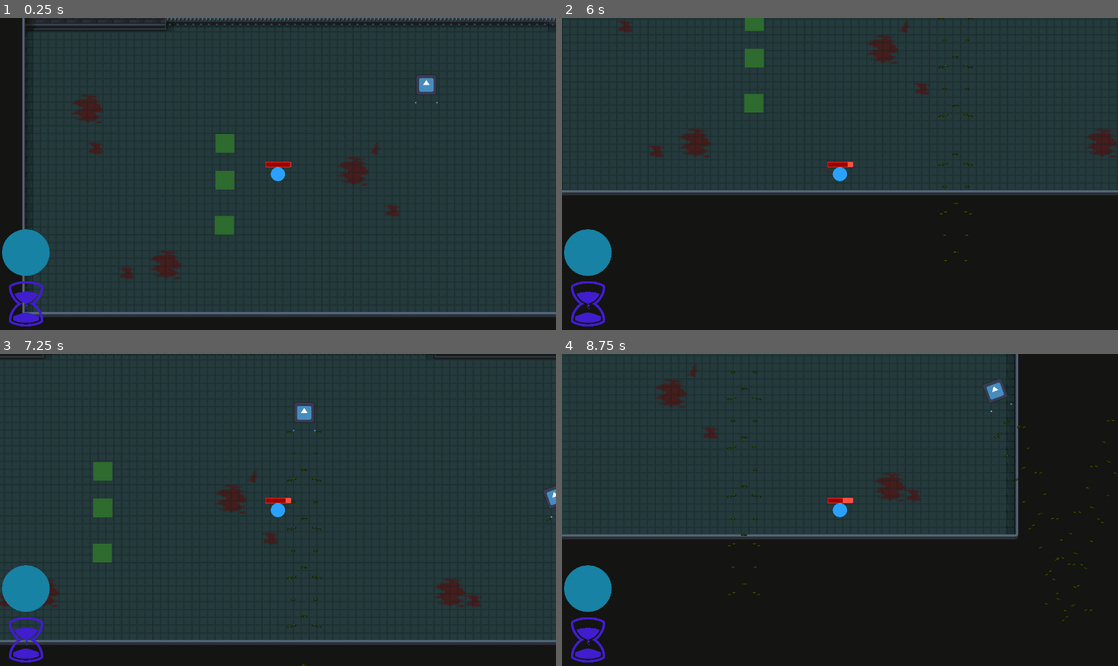
Above: before the commit, frames 1-4 (two rows, left to right).
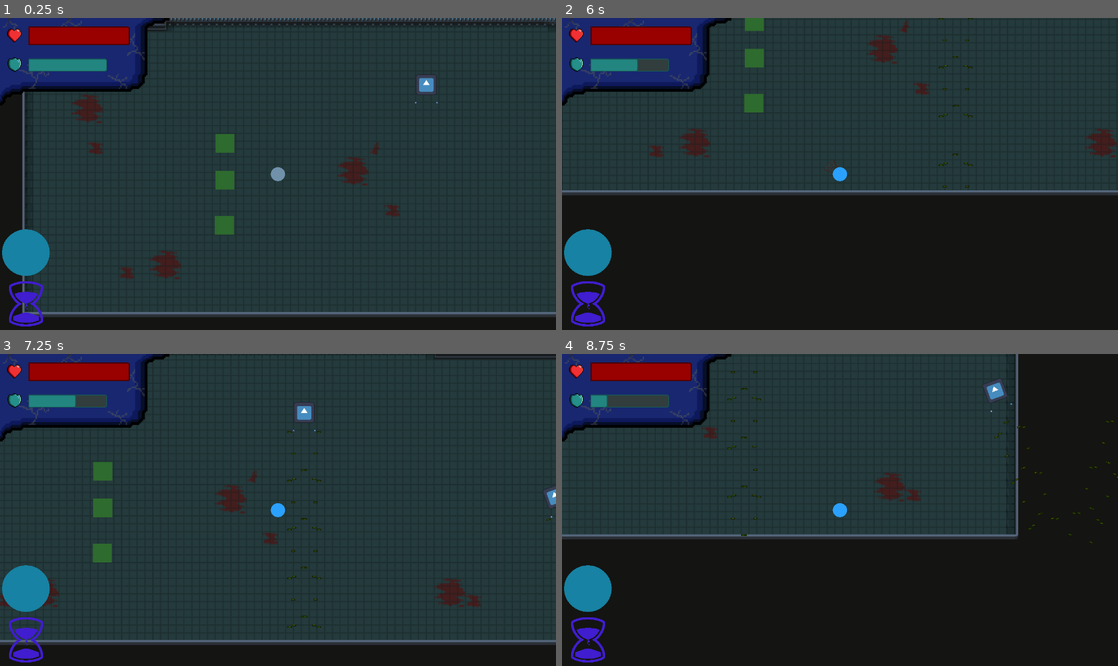
Above: after the commit, the same moments.

Repository: TheMilanMiracle/pyramid-scam-games-game
Game: Godot game, scene res://scenes/world.tscn
The game is run twice, just before and just after one commit, with the same random seed, the same clock (stepped at 60 frames per second) and the same inputs. The engine's default icon, where the game draws it, is replaced by a stand-in: a white triangle on a blue panel in a dark square.
Inputs (mouse positions are in pixels of both pictures, inside the frame that each line leads up to):
- Up to frame 1 (0.25 s): no input
- Up to frame 2 (6 s): tap Enter at 0.5 s; move the mouse to (990, 83) at 0.52 s; hold D (right) 0.53-1.28 s; hold F (force) 0.53-1.28 s; click (990, 83) at 0.67 s; move the mouse to (667, 142) at 1.27 s; hold S (down) 1.28-2.03 s; click (667, 142) at 1.35 s; move the mouse to (1117, 52) at 2.02 s; hold D (right) 2.03-2.78 s; hold E (select) 2.03-2.78 s; click (1117, 52) at 2.17 s; move the mouse to (1112, 46) at 2.77 s; hold W (up) 2.78-3.53 s; tap F (force) at 2.85 s; click (1112, 46) at 2.92 s; move the mouse to (1006, 220) at 3.52 s; hold A (left) 3.53-5.03 s; click (1006, 220) at 3.6 s; move the mouse to (662, 180) at 4.27 s; tap E (select) at 4.35 s; click (662, 180) at 4.42 s; move the mouse to (778, 223) at 5.02 s; hold S (down) 5.03-5.78 s; hold F (force) 5.03-5.78 s; click (778, 223) at 5.17 s; move the mouse to (756, 96) at 5.77 s; hold D (right) from 5.78 s (still down); click (756, 96) at 5.85 s
- Up to frame 3 (7.25 s): move the mouse to (400, 494) at 6.52 s; release D (right) at 6.53 s; hold W (up) from 6.53 s (still down); hold E (select) from 6.53 s (still down)
- Up to frame 4 (8.75 s): move the mouse to (728, 525) at 7.27 s; release W (up) at 7.28 s; release E (select) at 7.28 s; hold D (right) 7.28-8.03 s; tap F (force) at 7.35 s; click (728, 525) at 7.42 s; move the mouse to (895, 441) at 8.02 s; hold S (down) from 8.03 s (still down); click (895, 441) at 8.1 s

The runs differ from the first frame. In frame 1, 6.4% of the frame differs, in the area x 0-53%, y 0-53%; in frame 2, 6.2%; in frame 3, 6.2%; in frame 4, 6.2%.

Commit message:
add shield feature and rework HUD

Diff:
--- a/juego-single/project.godot
+++ b/juego-single/project.godot
@@ -19,6 +19,7 @@
 
 window/size/viewport_width=1366
 window/size/viewport_height=768
+window/stretch/mode="viewport"
 
 [input]
 
@@ -74,3 +75,7 @@
 2d_physics/layer_2="Player"
 2d_physics/layer_3="Enemy"
 2d_physics/layer_4="Wall"
+
+[rendering]
+
+environment/glow/upscale_mode=0
--- a/juego-single/scenes/player/player.tscn
+++ b/juego-single/scenes/player/player.tscn
@@ -6,6 +6,9 @@
 [ext_resource type="Script" path="res://components/hitbox.gd" id="4_0t2rx"]
 [ext_resource type="Script" path="res://components/hurtbox.gd" id="5_imgmi"]
 [ext_resource type="PackedScene" uid="uid://2j43t3jfkguc" path="res://scenes/UI/death_menu.tscn" id="6_6f0eq"]
+[ext_resource type="Texture2D" uid="uid://cm1gac5suw1ta" path="res://assets/tmm/heart-64x64.png" id="7_uejyh"]
+[ext_resource type="Texture2D" uid="uid://oscfu8ild8rc" path="res://assets/tmm/HUD.png" id="7_xy54c"]
+[ext_resource type="Texture2D" uid="uid://rqt0daxxjo83" path="res://assets/tmm/shield-64x64.png" id="9_rsaqb"]
 
 [sub_resource type="CircleShape2D" id="CircleShape2D_4i42i"]
 radius = 44.0
@@ -71,29 +74,59 @@
 radius = 41.0
 
 [sub_resource type="StyleBoxFlat" id="StyleBoxFlat_h5mxd"]
-bg_color = Color(1, 0.312295, 0.248026, 1)
-corner_radius_top_left = 2
-corner_radius_top_right = 2
-corner_radius_bottom_right = 2
-corner_radius_bottom_left = 2
+bg_color = Color(0.18, 0, 0, 1)
+border_width_left = 3
+border_width_top = 3
+border_width_right = 3
+border_width_bottom = 3
+border_color = Color(0.31, 0, 0, 1)
+corner_radius_top_right = 5
+corner_radius_bottom_right = 5
 
 [sub_resource type="StyleBoxFlat" id="StyleBoxFlat_gkhjb"]
 bg_color = Color(0.6, 0, 0, 1)
-border_width_left = 1
-border_width_top = 1
-border_width_right = 1
-border_width_bottom = 1
-border_color = Color(1, 0.313726, 0.247059, 1)
-corner_radius_top_left = 2
-corner_radius_top_right = 2
-corner_radius_bottom_right = 2
-corner_radius_bottom_left = 2
+border_width_left = 3
+border_width_top = 3
+border_width_right = 3
+border_width_bottom = 3
+border_color = Color(0.309804, 0, 0, 1)
+corner_radius_top_right = 5
+corner_radius_bottom_right = 5
+
+[sub_resource type="StyleBoxFlat" id="StyleBoxFlat_8cok5"]
+bg_color = Color(0.1968, 0.24, 0.23784, 1)
+border_width_top = 2
+border_width_right = 2
+border_width_bottom = 2
+border_color = Color(0.0901961, 0.34902, 0.337255, 1)
+corner_radius_top_right = 5
+corner_radius_bottom_right = 5
+
+[sub_resource type="StyleBoxFlat" id="StyleBoxFlat_vwh6k"]
+bg_color = Color(0.0728, 0.28, 0.26964, 0.584314)
+border_width_left = 2
+border_width_top = 2
+border_width_bottom = 2
+border_color = Color(0.0901961, 0.34902, 0.337255, 1)
+
+[sub_resource type="StyleBoxFlat" id="StyleBoxFlat_bl2lp"]
+bg_color = Color(0.3078, 0.38, 0.37639, 0)
+
+[sub_resource type="StyleBoxFlat" id="StyleBoxFlat_srhuc"]
+bg_color = Color(0.1352, 0.52, 0.50076, 1)
+border_width_left = 2
+border_width_top = 2
+border_width_right = 2
+border_width_bottom = 2
+border_color = Color(0.091, 0.35, 0.33705, 1)
+corner_radius_top_right = 5
+corner_radius_bottom_right = 5
 
 [node name="Player" type="CharacterBody2D"]
 script = ExtResource("1_mos1g")
 
 [node name="Sprite" type="Sprite2D" parent="."]
-modulate = Color(0.172549, 0.631373, 1, 1)
+modulate = Color(0.4422, 0.56749, 0.67, 1)
 scale = Vector2(0.75, 0.75)
 texture = ExtResource("2_0yfqf")
 
@@ -141,25 +174,69 @@
 wait_time = 0.2
 one_shot = true
 
+[node name="DamagedTimer" type="Timer" parent="."]
+wait_time = 10.0
+one_shot = true
+
 [node name="UI" type="CanvasLayer" parent="."]
 
+[node name="HUDBackGround" type="TextureRect" parent="UI"]
+offset_right = 463.0
+offset_bottom = 215.0
+texture = ExtResource("7_xy54c")
+expand_mode = 1
+stretch_mode = 4
+
+[node name="HearthIcon" type="TextureRect" parent="UI"]
+offset_left = 12.0
+offset_top = 20.0
+offset_right = 58.0
+offset_bottom = 66.0
+texture = ExtResource("7_uejyh")
+expand_mode = 1
+stretch_mode = 4
+
 [node name="HealthBar" type="ProgressBar" parent="UI"]
-anchors_preset = 8
-anchor_left = 0.5
-anchor_top = 0.5
-anchor_right = 0.5
-anchor_bottom = 0.5
-offset_left = -31.5
-offset_top = -30.5
-offset_right = 31.5
-offset_bottom = -17.5
-grow_horizontal = 2
-grow_vertical = 2
+offset_left = 70.0
+offset_top = 21.0
+offset_right = 319.0
+offset_bottom = 67.0
 theme_override_styles/background = SubResource("StyleBoxFlat_h5mxd")
 theme_override_styles/fill = SubResource("StyleBoxFlat_gkhjb")
-max_value = 3.0
+max_value = 10.0
 step = 1.0
-value = 3.0
+value = 5.0
 show_percentage = false
 
+[node name="ShieldIcon" type="TextureRect" parent="UI"]
+offset_left = 12.0
+offset_top = 91.0
+offset_right = 60.0
+offset_bottom = 138.0
+texture = ExtResource("9_rsaqb")
+expand_mode = 1
+stretch_mode = 4
+
+[node name="ShieldCDBar" type="ProgressBar" parent="UI"]
+offset_left = 70.0
+offset_top = 100.0
+offset_right = 263.0
+offset_bottom = 132.0
+theme_override_styles/background = SubResource("StyleBoxFlat_8cok5")
+theme_override_styles/fill = SubResource("StyleBoxFlat_vwh6k")
+step = 1.0
+value = 75.0
+show_percentage = false
+
+[node name="ShieldBar" type="ProgressBar" parent="UI"]
+offset_left = 70.0
+offset_top = 100.0
+offset_right = 263.0
+offset_bottom = 132.0
+theme_override_styles/background = SubResource("StyleBoxFlat_bl2lp")
+theme_override_styles/fill = SubResource("StyleBoxFlat_srhuc")
+value = 50.0
+show_percentage = false
+
 [node name="death_menu" parent="UI" instance=ExtResource("6_6f0eq")]
+visible = false
--- a/juego-single/scenes/world.tscn
+++ b/juego-single/scenes/world.tscn
@@ -9,7 +9,7 @@
 [ext_resource type="Script" path="res://scripts/entities/bullets_killzone.gd" id="7_qjbmy"]
 
 [sub_resource type="RectangleShape2D" id="RectangleShape2D_waefd"]
-size = Vector2(3964, 318)
+size = Vector2(4702, 318)
 
 [node name="world" type="Node2D"]
 script = ExtResource("1_i52eo")
@@ -49,7 +49,7 @@
 script = ExtResource("7_qjbmy")
 
 [node name="BulletKillzoneShape" type="CollisionShape2D" parent="BulletsKillzone"]
-position = Vector2(538, -121)
+position = Vector2(-714, -632)
 shape = SubResource("RectangleShape2D_waefd")
 
 [editable path="Player"]
--- a/juego-single/scripts/player/player.gd
+++ b/juego-single/scripts/player/player.gd
@@ -7,13 +7,18 @@
 @onready var hitbox: Hitbox = $AttackPivot/Hitbox
 @onready var hitbox_shape: CollisionShape2D = $AttackPivot/Hitbox/HitboxShape
 @onready var on_damage_timer: Timer = $OnDamageTimer
+@onready var damaged_timer: Timer = $DamagedTimer
 
 @onready var ui: CanvasLayer = $UI
 @onready var health_bar: ProgressBar = $UI/HealthBar
 @onready var death_menu: Control = $UI/death_menu
+@onready var shield_cd_bar: ProgressBar = $UI/ShieldCDBar
+@onready var shield_bar: ProgressBar = $UI/ShieldBar
 
 const SPEED = 1000.0
 @export var HEALTH: int = 10
+@export var SHIELD: int = 5
+@export var MAX_SHIELD: int = 5
 
 var defaultColor: Color = Color(0.17, 0.63, 1., 1.)
 var damageColor: Color = Color(0.8, 0.2, 0.4, 1.)
@@ -23,18 +28,24 @@
 	hitbox.damage_dealt.connect(_on_damage_dealt)
 	hitbox_shape.set_deferred("disabled", true)
 
+	on_damage_timer.timeout.connect(func():sprite.modulate = defaultColor)
+	damaged_timer.timeout.connect(func():SHIELD=MAX_SHIELD; shield_bar.value = SHIELD)
+
 	health_bar.max_value = HEALTH
 	health_bar.value = HEALTH
 
-	#death_menu.set_deferred("disabled", true)
-	death_menu.hide()
+	shield_bar.max_value = SHIELD
+	shield_bar.value = SHIELD
+
 
 func _physics_process(delta) -> void:
+	#HUD
+	if damaged_timer.time_left:
+		shield_cd_bar.value = (damaged_timer.wait_time - damaged_timer.time_left) / damaged_timer.wait_time * 100
+
+	#MOVEMENT
 	var Xdirection = Input.get_axis("left", "right")
 	var Ydirection = Input.get_axis("up", "down")
-
-	if on_damage_timer.time_left == 0:
-		sprite.modulate = defaultColor
 
 	if Xdirection:
 		velocity.x = Xdirection * SPEED
@@ -57,14 +68,18 @@
 
 func take_damage() -> void:
 	on_damage_timer.start()
+	damaged_timer.start()
 
 	sprite.modulate = damageColor
 
+	if SHIELD:
+		SHIELD -= 1
+		shield_bar.value = SHIELD
+		return
+
 	HEALTH -= 1
 	health_bar.value = HEALTH
-
 	if HEALTH == 0:
 		health_bar.hide()
-		#death_menu.set_deferred("disabled", false)
 		death_menu.show()
 		get_tree().paused = true
Binary file added: juego-single/assets/tmm/HUD.png
Not shown, added: juego-single/assets/tmm/HUD.png.import
Binary file added: juego-single/assets/tmm/heart-64x64.png
Not shown, added: juego-single/assets/tmm/heart-64x64.png.import
Binary file added: juego-single/assets/tmm/shield-64x64.png
Not shown, added: juego-single/assets/tmm/shield-64x64.png.import
Not shown: 1 places in juego-single/scenes/player/player.tscn that only renumber resources
